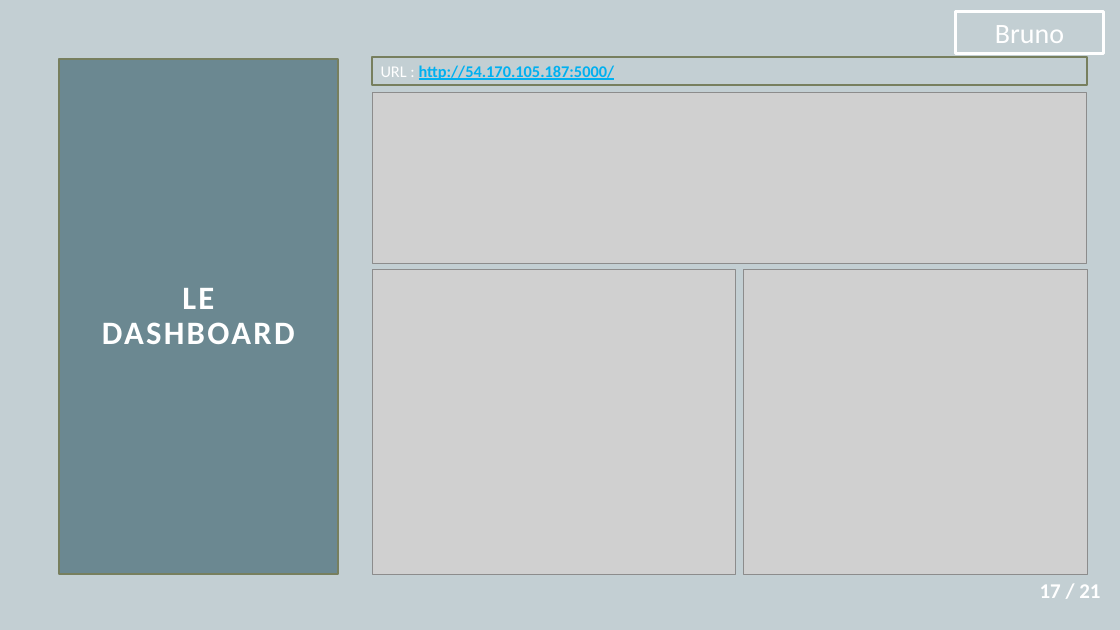
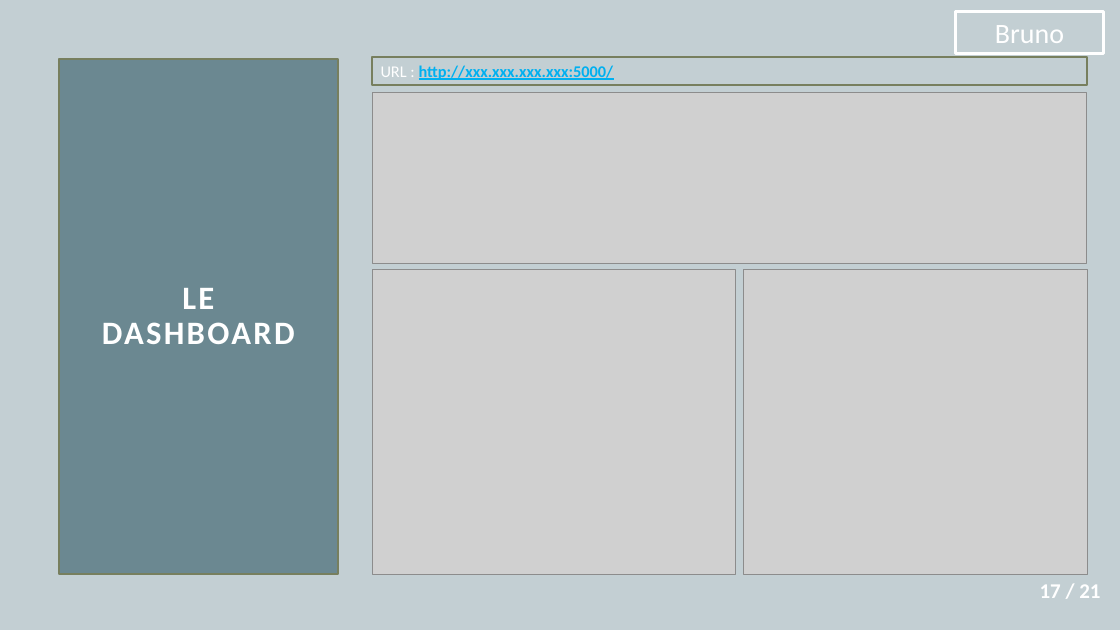
Before and after one commit to brb93330/DstAirlines, a slide deck: slide 17 of Documents/Presentation_projets_v1.2.pptx. Drawn at 1120x630 pixels with LibreOffice and Linux fonts; fonts in the diff are those of the drawing; grey boxes stand for pictures. Boxes give left, top, right and bottom in pixels: in the first picture for what was removed or moved away, otherwise in the second. Text is boxed around its words. In the diff, an @@ line names an element or a change of style, - is before the commit and + after.

```diff
--- a/Documents/Presentation_projets_v1.2.pptx
+++ b/Documents/Presentation_projets_v1.2.pptx
@@ text in rectangle at (381, 65, 614, 80): text changed @@
-URL : http://54.170.105.187:5000/
+URL : http://xxx.xxx.xxx.xxx:5000/
```
Also in this commit, not shown: 3 other slides changed.
